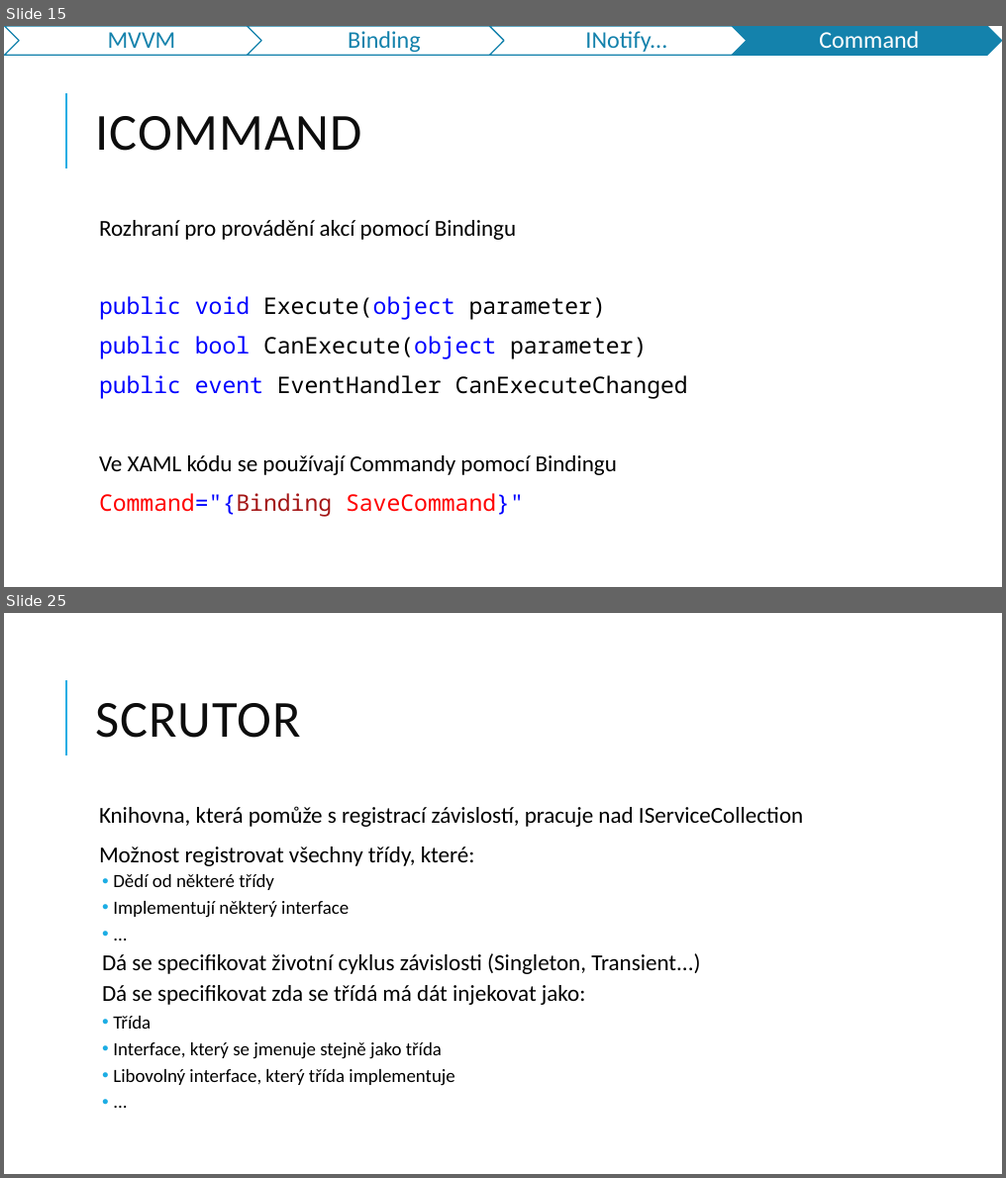
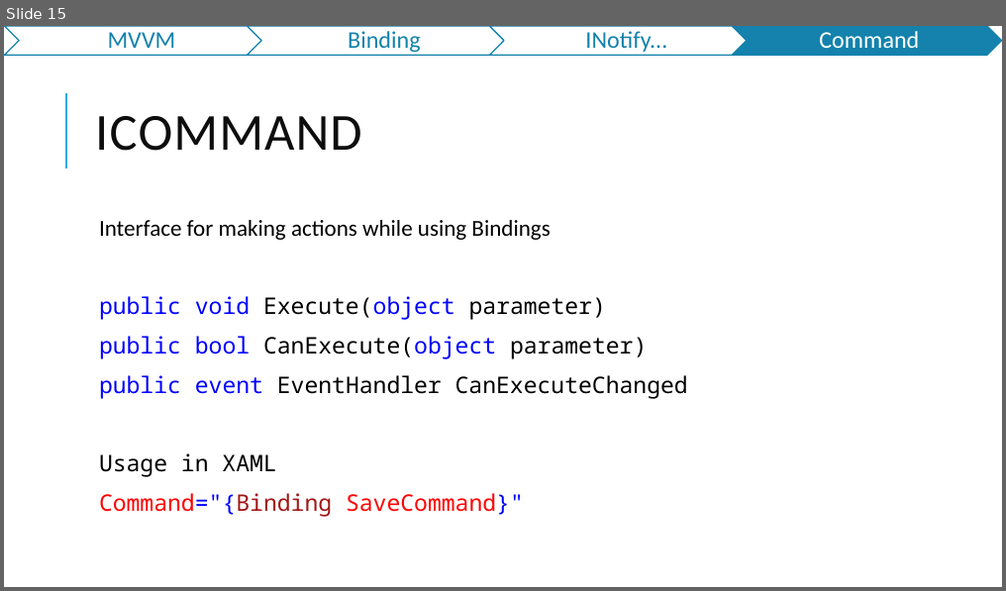
Before and after one commit to jasho/pv239-maui, a slide deck: 03_MVVM/PV239-Xamarin-03_MVVM.pptx. Shown one above the other, each under a label of ours: slides 15 and 25 before the commit, slide 15 after it; the slides between them are not shown. The pictures are 1006x1178 and 1006x591 pixels, drawn with LibreOffice and Linux fonts; fonts in the diff are those of the drawing. Boxes give left, top, right and bottom in pixels: in the first picture for what was removed or moved away, otherwise in the second. Text is boxed around its words. In the diff, an @@ line names an element or a change of style, - is before the commit and + after.

```diff
--- a/03_MVVM/PV239-Xamarin-03_MVVM.pptx
+++ b/03_MVVM/PV239-Xamarin-03_MVVM.pptx
@@ slide 25 removed at (4,613,1002,1174), background #FFFFFF; not listed: 1 template element that a slide beside it also shows @@
@@ title removed at (95,703,301,738) @@
-SCRUTOR
@@ text removed at (99,806,803,1086) @@
-  Knihovna, která pomůže s registrací závislostí, pracuje nad IServiceCollection
-  Možnost registrovat všechny třídy, které:
-  • Dědí od některé třídy
-  • Implementují některý interface
-  • ...
-  Dá se specifikovat životní cyklus závislosti (Singleton, Transient...)
-  Dá se specifikovat zda se třídá má dát injekovat jako:
-  • Třída
-  • Interface, který se jmenuje stejně jako třída
-  • Libovolný interface, který třída implementuje
-  • ...
@@ slide 15 changed as well @@
@@ text at (99,220,549,240): text changed @@
-  Rozhraní pro provádění akcí pomocí Bindingu
+  Interface for making actions while using Bindings
@@ text at (99,454,276,477): text changed; font Calibri to Noto Sans Mono @@
-  Ve XAML kódu se používají Commandy pomocí Bindingu
+  Usage in XAML
```
Also in this commit, not shown: 16 other slides changed, 6 slides added, 8 other slides removed.
